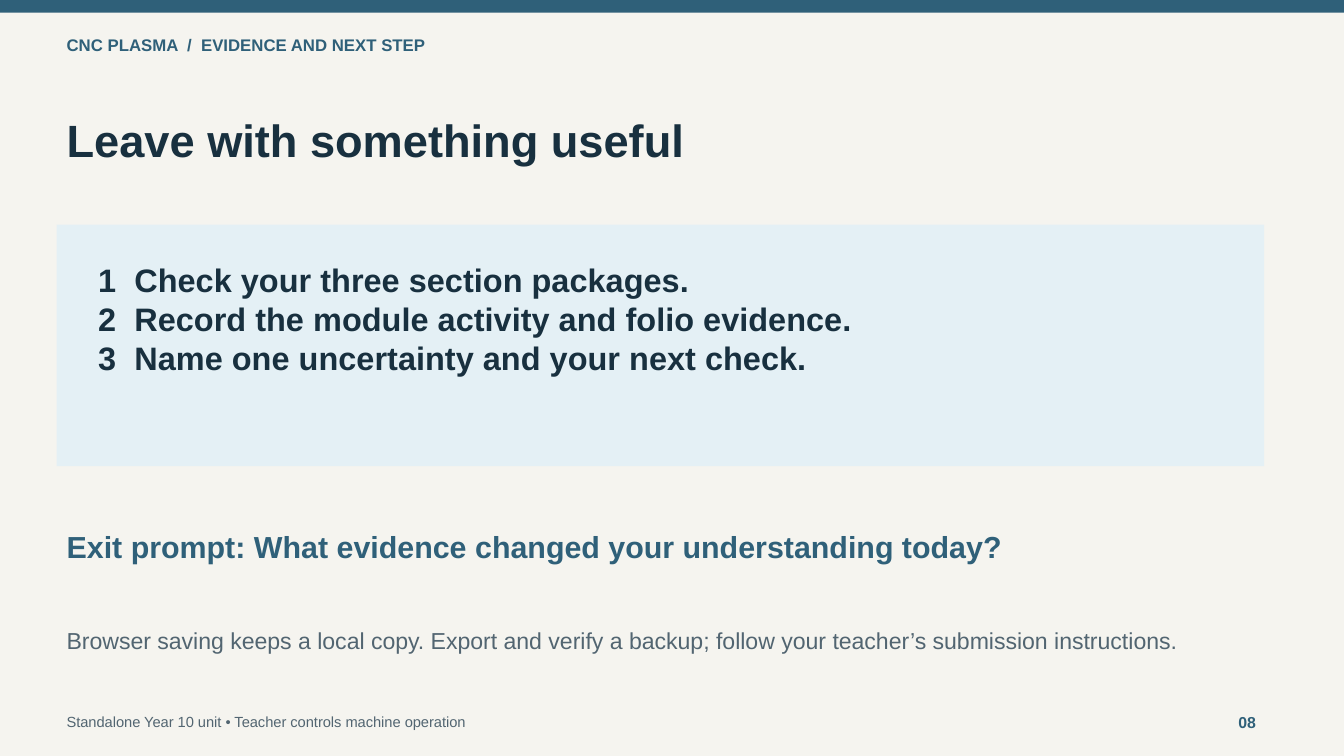
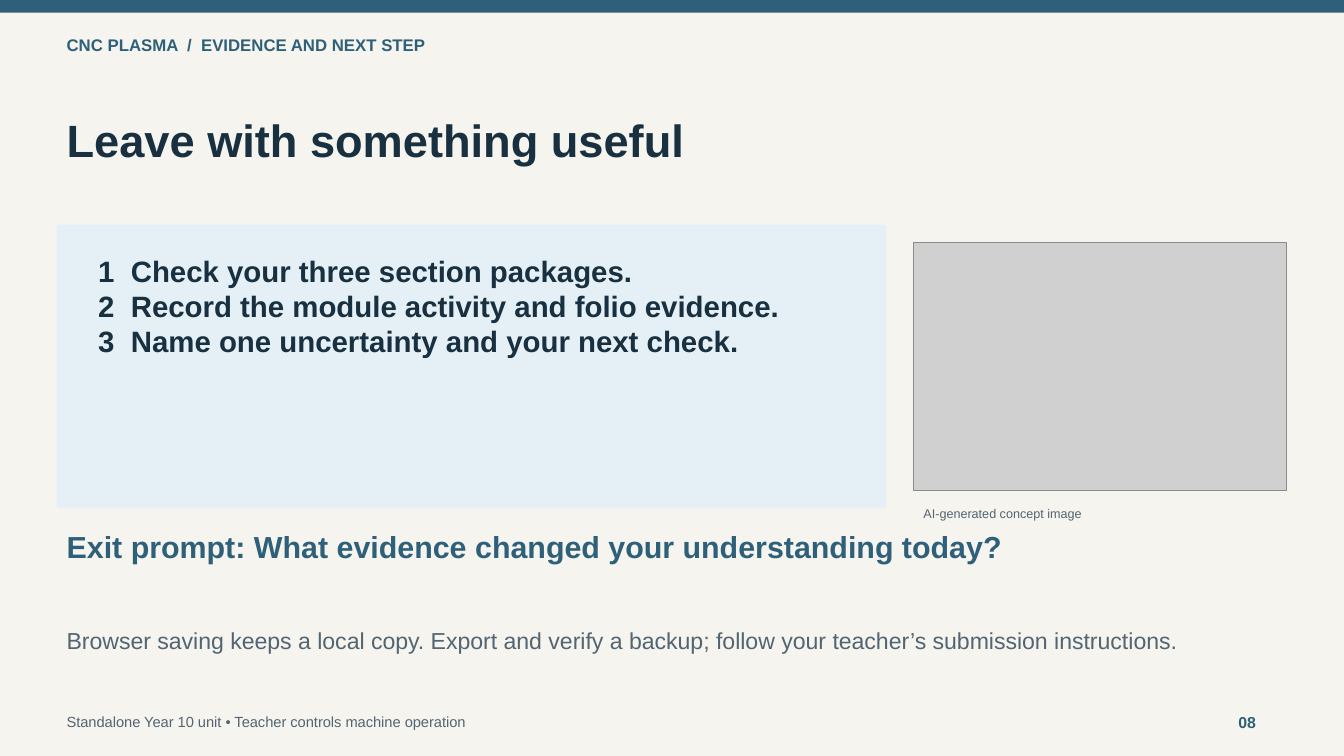
Before and after one commit to stevencowell/Main-Page, a slide deck: slide 8 of CNC-Plasma/assets/downloads/module-05-classroom.pptx. Drawn at 1344x756 pixels with LibreOffice and Linux fonts; fonts in the diff are those of the drawing; grey boxes stand for pictures. Boxes give left, top, right and bottom in pixels: in the first picture for what was removed or moved away, otherwise in the second. Text is boxed around its words. In the diff, an @@ line names an element or a change of style, - is before the commit and + after.

Commit message:
Add slide-specific images to CNC Plasma classroom PowerPoints

```diff
--- a/CNC-Plasma/assets/downloads/module-05-classroom.pptx
+++ b/CNC-Plasma/assets/downloads/module-05-classroom.pptx
@@ rectangle: place and size @@
-rectangle at box(56, 225, 1264, 467)
+rectangle at box(56, 225, 886, 508)
@@ text "1 Check your three section ...": place and size @@
-text "1 Check your three section ..." at box(98, 268, 851, 376)
+text "1 Check your three section ..." at box(98, 260, 779, 358)
@@ text "1 Check your three section ..." at box(98, 260, 779, 358): size 23.2 to 21 pt @@
@@ picture added at box(913, 242, 1287, 491) @@
@@ text added at box(923, 509, 1081, 521), 9 pt, text #526571 @@
+AI-generated concept image
```
Also in this commit, not shown: 7 other slides changed, 4 other files.
